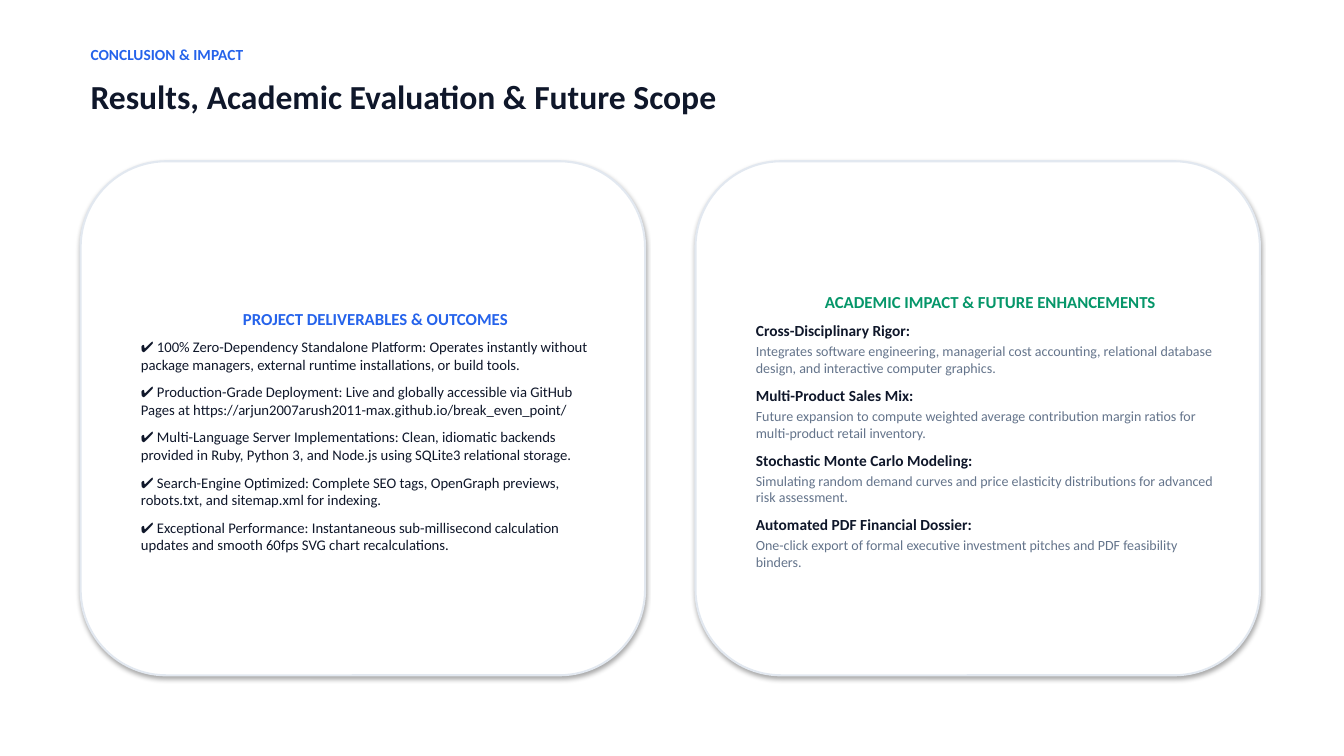
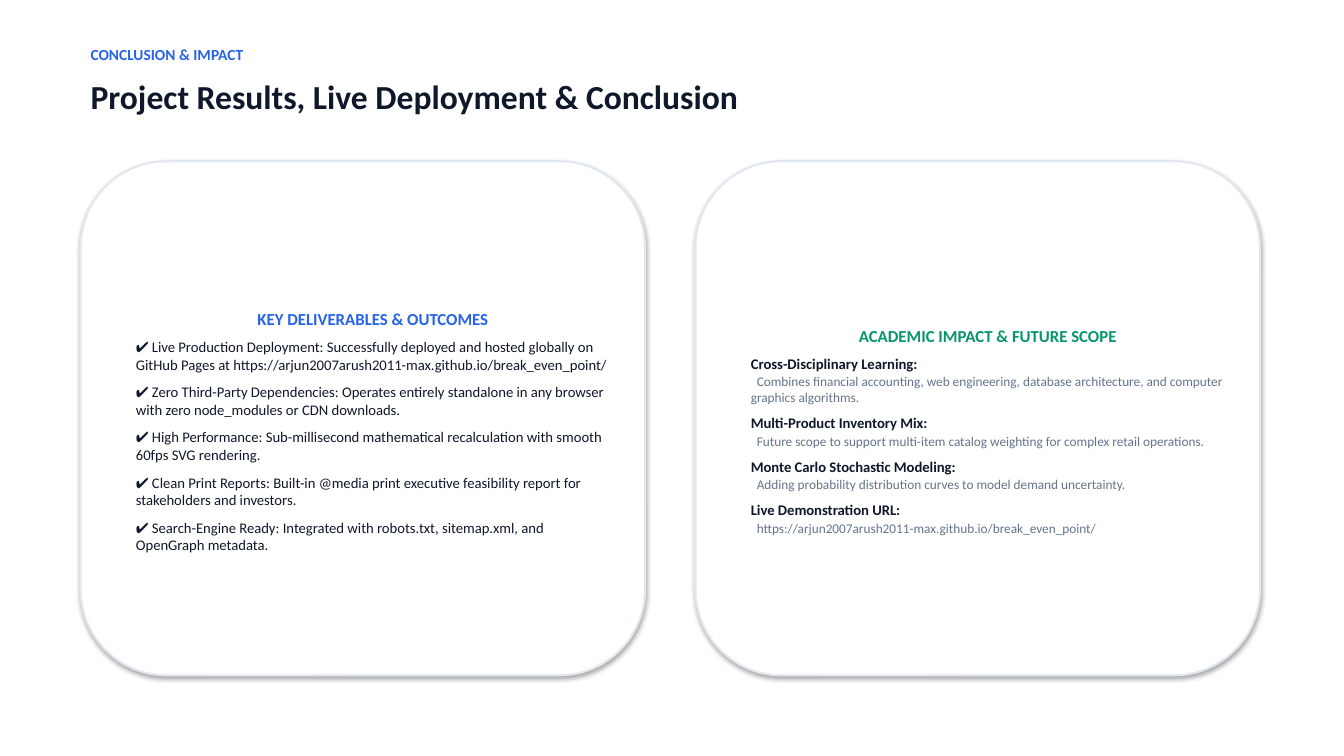
Before and after one commit to arjun2007arush2011-max/break_even_point, a slide deck: slide 7 of Break-Even-Project-Presentation.pptx. Drawn at 1344x756 pixels with LibreOffice and Linux fonts; fonts in the diff are those of the drawing. Boxes give left, top, right and bottom in pixels: in the first picture for what was removed or moved away, otherwise in the second. Text is boxed around its words. In the diff, an @@ line names an element or a change of style, - is before the commit and + after.

Commit message:
Update PPTX and PDF presentations with embedded screenshots, dedicated frontend and backend architecture slides

```diff
--- a/Break-Even-Project-Presentation.pptx
+++ b/Break-Even-Project-Presentation.pptx
@@ text at <box>91,85,738,115</box>: text changed @@
-Results, Academic Evaluation & Future Scope
+Project Results, Live Deployment & Conclusion
@@ text in rounded rectangle at <box>136,314,606,553</box>: text changed @@
-PROJECT DELIVERABLES & OUTCOMES
-✔ 100% Zero-Dependency Standalone Platform: Operates instantly without package managers, external runtime installations, or build tools.
-✔ Production-Grade Deployment: Live and globally accessible via GitHub Pages at https://arjun2007arush2011-max.github.io/break_even_point/
-✔ Multi-Language Server Implementations: Clean, idiomatic backends provided in Ruby, Python 3, and Node.js using SQLite3 relational storage.
-✔ Search-Engine Optimized: Complete SEO tags, OpenGraph previews, robots.txt, and sitemap.xml for indexing.
-✔ Exceptional Performance: Instantaneous sub-millisecond calculation updates and smooth 60fps SVG chart recalculations.
+KEY DELIVERABLES & OUTCOMES
+✔ Live Production Deployment: Successfully deployed and hosted globally on GitHub Pages at https://arjun2007arush2011-max.github.io/break_even_point/
+✔ Zero Third-Party Dependencies: Operates entirely standalone in any browser with zero node_modules or CDN downloads.
+✔ High Performance: Sub-millisecond mathematical recalculation with smooth 60fps SVG rendering.
+✔ Clean Print Reports: Built-in @media print executive feasibility report for stakeholders and investors.
+✔ Search-Engine Ready: Integrated with robots.txt, sitemap.xml, and OpenGraph metadata.
@@ text in rounded rectangle at <box>751,331,1223,535</box>: text changed; size 10 to 9.5 pt @@
-ACADEMIC IMPACT & FUTURE ENHANCEMENTS
-Cross-Disciplinary Rigor:
-Integrates software engineering, managerial cost accounting, relational database design, and interactive computer graphics.
-Multi-Product Sales Mix:
-Future expansion to compute weighted average contribution margin ratios for multi-product retail inventory.
-Stochastic Monte Carlo Modeling:
-Simulating random demand curves and price elasticity distributions for advanced risk assessment.
-Automated PDF Financial Dossier:
-One-click export of formal executive investment pitches and PDF feasibility binders.
+ACADEMIC IMPACT & FUTURE SCOPE
+Cross-Disciplinary Learning:
+Combines financial accounting, web engineering, database architecture, and computer graphics algorithms.
+Multi-Product Inventory Mix:
+Future scope to support multi-item catalog weighting for complex retail operations.
+Monte Carlo Stochastic Modeling:
+Adding probability distribution curves to model demand uncertainty.
+Live Demonstration URL:
+https://arjun2007arush2011-max.github.io/break_even_point/
```
Also in this commit, not shown: 4 other slides changed, 2 slides added, 2 slides removed, 5 other files.
